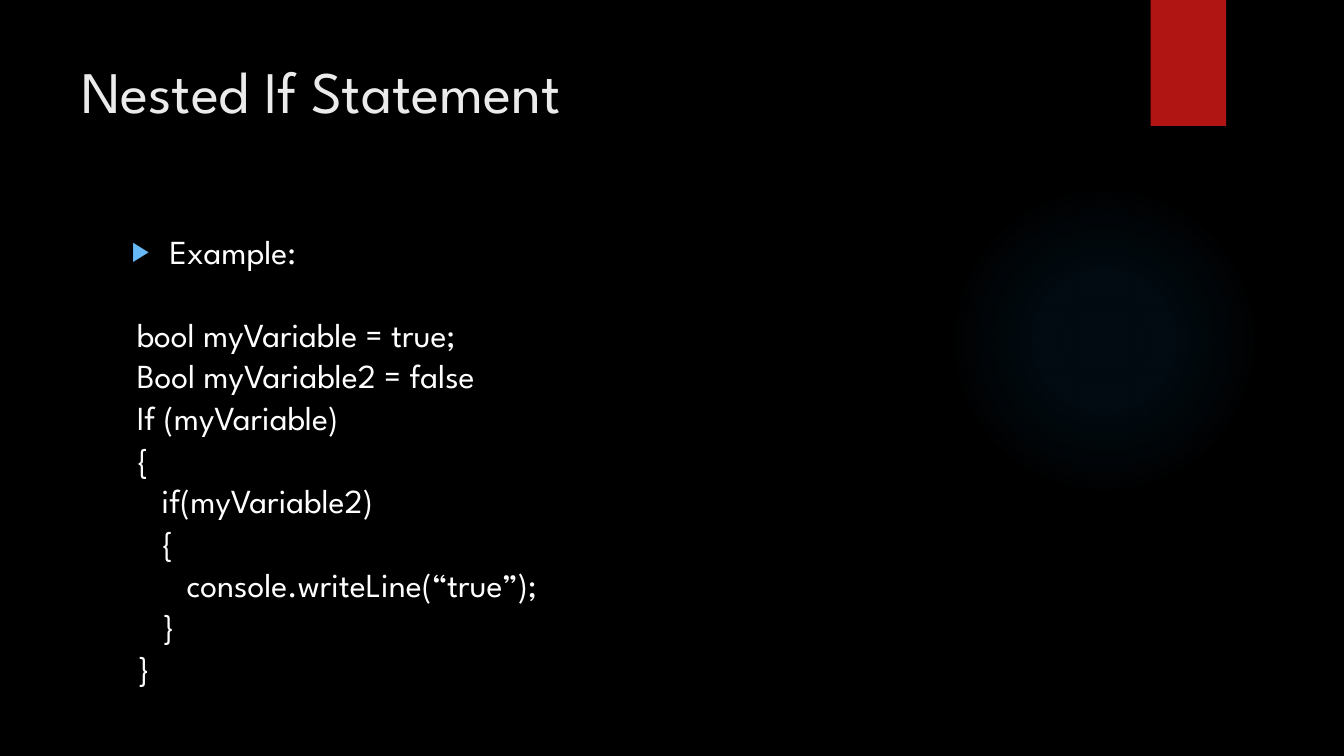
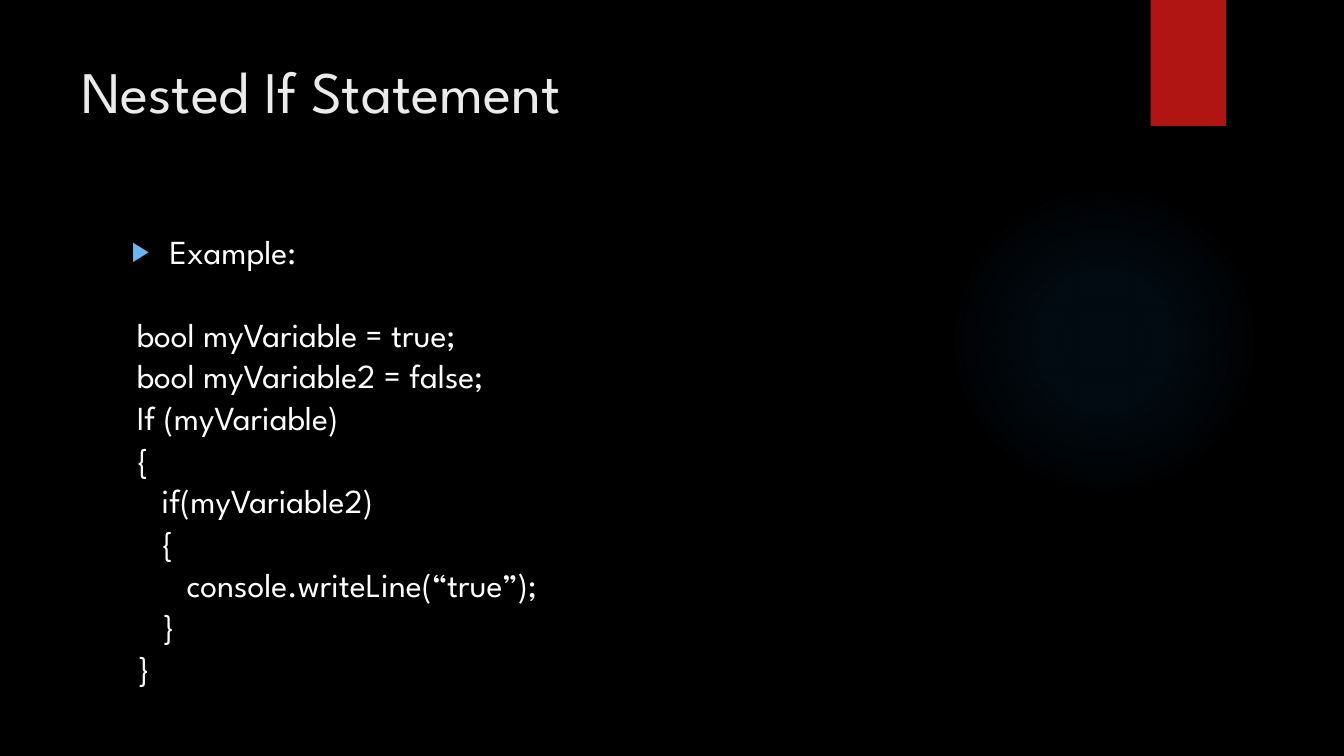
Before and after one commit to LogolsLLC/LogolsFebruary2018, a slide deck: slide 20 of Slides/02_C#_TrainingPlan.pptx. Drawn at 1344x756 pixels with LibreOffice and Linux fonts; fonts in the diff are those of the drawing; background and template pictures are left out. Boxes give left, top, right and bottom in pixels: in the first picture for what was removed or moved away, otherwise in the second. Text is boxed around its words. In the diff, an @@ line names an element or a change of style, - is before the commit and + after.

```diff
--- a/Slides/02_C#_TrainingPlan.pptx
+++ b/Slides/02_C#_TrainingPlan.pptx
@@ text at box(137, 364, 483, 395): text changed @@
-Bool myVariable2 = false
+bool myVariable2 = false;
```
Also in this commit, not shown: 4 other slides changed.
